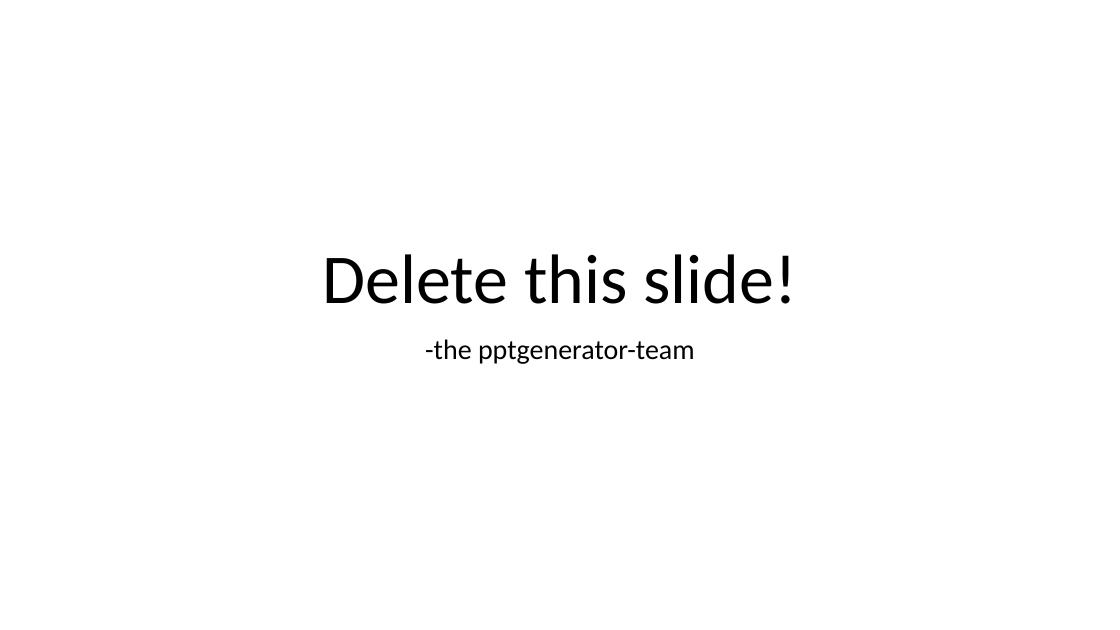
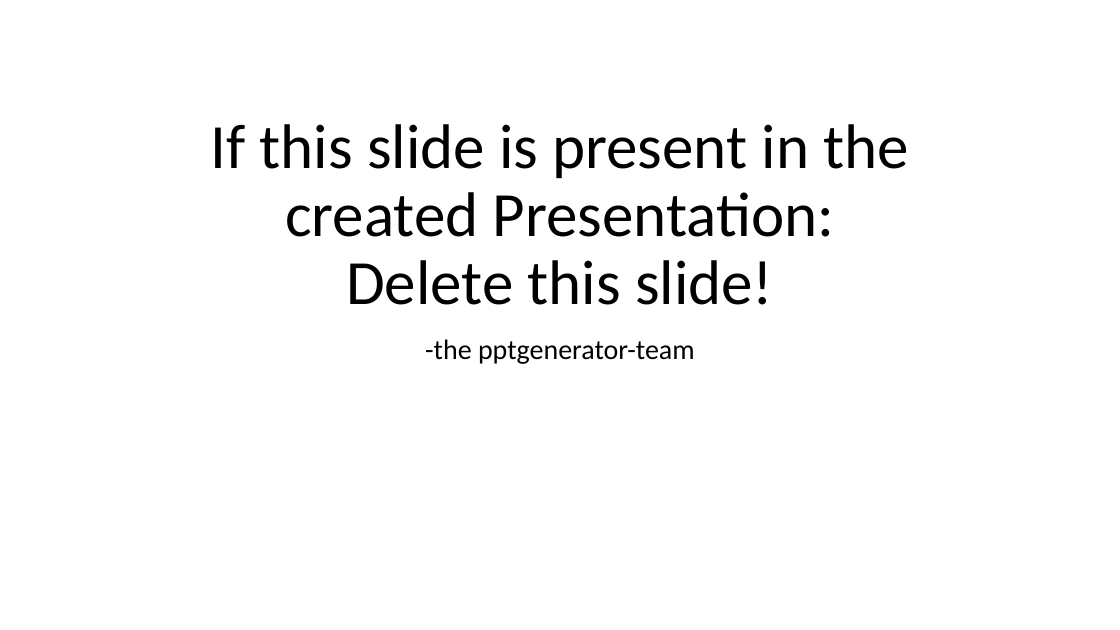
Before and after one commit to MAM-BIB/PptGenerator, a slide deck: slide 1 of frontend/packager/base.pptx. Drawn at 1120x630 pixels with LibreOffice and Linux fonts; fonts in the diff are those of the drawing. Boxes give left, top, right and bottom in pixels: in the first picture for what was removed or moved away, otherwise in the second. Text is boxed around its words. In the diff, an @@ line names an element or a change of style, - is before the commit and + after.

Commit message:
Changed base presentation

```diff
--- a/frontend/packager/base.pptx
+++ b/frontend/packager/base.pptx
@@ title at <box>210,124,908,305</box>: text changed; size 60 to 54 pt @@
-Delete this slide!
+If this slide is present in the created Presentation:
+Delete this slide!
```
